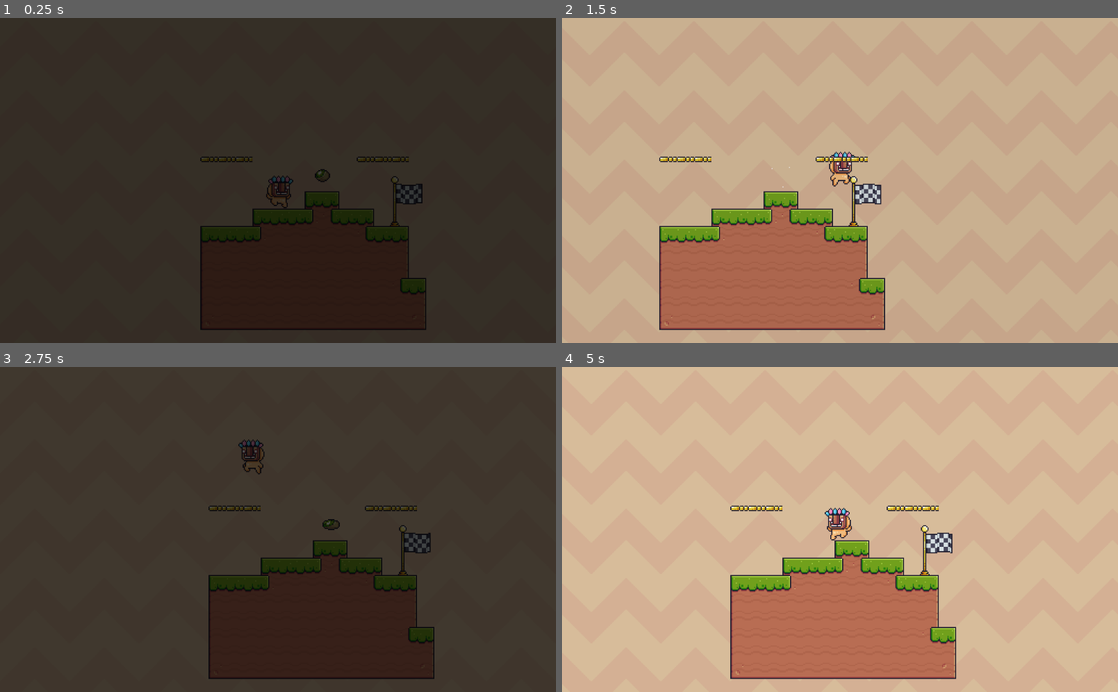
Above: before the commit, frames 1-4 (two rows, left to right).
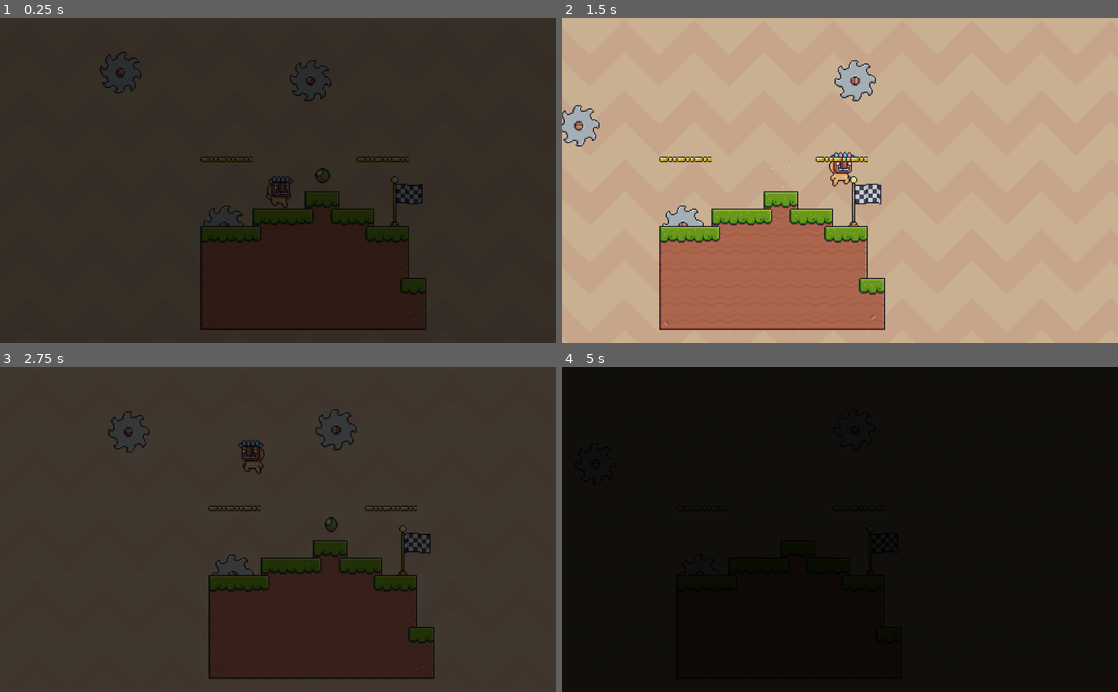
Above: after the commit, the same moments.

Repository: David2Ting/Platformer
Game: Godot game, scene res://World.tscn
Two runs of this game, one before a commit and one after it. Both use one fixed random seed, a clock stepped at 60 frames per second and the inputs below. The project has no main scene, so this scene is started directly. Sound files missing from this copy of the repository are replaced by a short silence.
Inputs:
- Up to frame 1 (0.25 s): no input
- Up to frame 2 (1.5 s): hold W (jump) 0.53-1.28 s; hold D (right) from 0.53 s (still down); tap W (jump) at 1.35 s
- Up to frame 3 (2.75 s): tap W (jump) at 1.52, 1.82 s; release D (right) at 2.03 s; hold A (left) from 2.03 s (still down); hold W (jump) from 2.03 s (still down)
- Up to frame 4 (5 s): release A (left) at 2.78 s; release W (jump) at 2.78 s; hold D (right) 2.78-4.28 s; tap W (jump) at 2.85, 3.02, 3.32, 4.35, 4.52, 4.82 s; hold W (jump) 3.53-4.28 s; hold A (left) from 4.28 s (still down)

The runs differ from the first frame. In frame 1, 0.4% of the frame differs, in the area x 18-76%, y 10-64%; in frame 2, 1.6%; in frame 3, 0.4%; in frame 4, 100%, in the area x 0-100%, y 0-100%.

Commit message:
Lesson 8

Diff:
--- a/Collectible.tscn
+++ b/Collectible.tscn
@@ -118,7 +118,7 @@
 
 [node name="AnimatedSprite" type="AnimatedSprite" parent="."]
 frames = SubResource( 24 )
-frame = 6
+frame = 16
 playing = true
 
 [node name="CollisionShape2D" type="CollisionShape2D" parent="."]
--- a/Player.gd
+++ b/Player.gd
@@ -13,46 +13,62 @@
 # Variable score adding score
 var score = 0
 
+# Checking if player is alive
+var is_alive = true
+
 # Called when the node enters the scene tree for the first time.
 func _ready():
 	pass # Replace with function body.
 
 func _physics_process(delta):
-	# Handle left and right movement
-	if Input.is_action_pressed("right"):
-		velocity.x = speed
-		$Sprite.play("run")
-		$Sprite.flip_h = false
-	elif Input.is_action_pressed("left"):
-		velocity.x = -speed
-		$Sprite.play("run")
-		$Sprite.flip_h = true
-	else:
-		velocity.x = 0
-		if is_on_floor():
-			$Sprite.play("default")
+	if is_alive:
+		# Handle left and right movement
+		if Input.is_action_pressed("right"):
+			velocity.x = speed
+			$Sprite.play("run")
+			$Sprite.flip_h = false
+		elif Input.is_action_pressed("left"):
+			velocity.x = -speed
+			$Sprite.play("run")
+			$Sprite.flip_h = true
+		else:
+			velocity.x = 0
+			if is_on_floor():
+				$Sprite.play("default")
 
-	# Handle Jumping
-	if Input.is_action_pressed("jump"):
-		if is_on_floor():
-			velocity.y = jump_power
-		elif jump_count < max_jump_count: #If jump is held for longer, increase jump size
-			jump_count += 1
-			velocity.y = jump_power
+		# Handle Jumping
+		if Input.is_action_pressed("jump"):
+			if is_on_floor():
+				velocity.y = jump_power
+			elif jump_count < max_jump_count: #If jump is held for longer, increase jump size
+				jump_count += 1
+				velocity.y = jump_power
 
-	if Input.is_action_just_released("jump") or is_on_ceiling(): # When you release jump, ensure you cannot jump again
-		jump_count = max_jump_count
+		if Input.is_action_just_released("jump") or is_on_ceiling(): # When you release jump, ensure you cannot jump again
+			jump_count = max_jump_count
 
-	if is_on_floor(): # Whenever on floor, reset jump_count
-		jump_count = 0
-	else:
-		if velocity.y < 0:
-			$Sprite.play("jump")
+		if is_on_floor(): # Whenever on floor, reset jump_count
+			jump_count = 0
 		else:
-			$Sprite.play("fall")
+			if velocity.y < 0:
+				$Sprite.play("jump")
+			else:
+				$Sprite.play("fall")
 
-	velocity.y += gravity # Add the acceleration of gravity
-	velocity = move_and_slide(velocity, floor_direction) # Do movement
+		velocity.y += gravity # Add the acceleration of gravity
+		velocity = move_and_slide(velocity, floor_direction) # Do movement
+
+		for i in get_slide_count():
+			var collision = get_slide_collision(i)
+			if collision:
+				if collision.collider.is_in_group("Trap"):
+					is_alive = false
+					$Sprite.play("hit")
+					reset_level()
+func reset_level():
+	$"../AnimationPlayer".play("Fade Out")
+	yield($"../AnimationPlayer","animation_finished")
+	get_tree().reload_current_scene()
 
 func increase_score():
 	score += 1
@@ -60,7 +76,5 @@
 func _on_Finish_body_entered(body):
 	# If player has entered the Finish Flag, trigger a level reset
 	if body.name == "Player":
-		$"../AnimationPlayer".play("Fade Out")
-		yield($"../AnimationPlayer","animation_finished")
-		get_tree().reload_current_scene()
+		reset_level()
 	pass # Replace with function body.
--- /dev/null
+++ b/Traps/Moving Saw.tscn
@@ -0,0 +1,44 @@
+[gd_scene load_steps=4 format=2]
+
+[ext_resource path="res://Traps/Saw.tscn" type="PackedScene" id=1]
+
+[sub_resource type="Curve2D" id=1]
+_data = {
+"points": PoolVector2Array( 0, 0, 0, 0, -2.08984, -0.302231, 0, 0, 0, 0, 155.24, -0.302231 )
+}
+
+[sub_resource type="Animation" id=2]
+resource_name = "BackAndForth"
+loop = true
+tracks/0/type = "value"
+tracks/0/path = NodePath("Path2D/PathFollow2D:unit_offset")
+tracks/0/interp = 1
+tracks/0/loop_wrap = true
+tracks/0/imported = false
+tracks/0/enabled = true
+tracks/0/keys = {
+"times": PoolRealArray( 0, 0.5 ),
+"transitions": PoolRealArray( 1, 1 ),
+"update": 0,
+"values": [ 0.0, 1.0 ]
+}
+
+[node name="Moving Saw" type="Node2D"]
+
+[node name="Saw" parent="." instance=ExtResource( 1 )]
+position = Vector2( 119.363, -0.302231 )
+
+[node name="Path2D" type="Path2D" parent="."]
+curve = SubResource( 1 )
+
+[node name="PathFollow2D" type="PathFollow2D" parent="Path2D"]
+position = Vector2( 119.363, -0.302231 )
+offset = 121.442
+loop = false
+
+[node name="RemoteTransform2D" type="RemoteTransform2D" parent="Path2D/PathFollow2D"]
+remote_path = NodePath("../../../Saw")
+
+[node name="AnimationPlayer" type="AnimationPlayer" parent="."]
+autoplay = "BackAndForth"
+anims/BackAndForth = SubResource( 2 )
--- /dev/null
+++ b/Traps/Saw.tscn
@@ -0,0 +1,59 @@
+[gd_scene load_steps=12 format=2]
+
+[ext_resource path="res://Art/Traps/Saw/On (38x38).png" type="Texture" id=1]
+
+[sub_resource type="AtlasTexture" id=1]
+atlas = ExtResource( 1 )
+region = Rect2( 0, 0, 38, 38 )
+
+[sub_resource type="AtlasTexture" id=2]
+atlas = ExtResource( 1 )
+region = Rect2( 38, 0, 38, 38 )
+
+[sub_resource type="AtlasTexture" id=3]
+atlas = ExtResource( 1 )
+region = Rect2( 76, 0, 38, 38 )
+
+[sub_resource type="AtlasTexture" id=4]
+atlas = ExtResource( 1 )
+region = Rect2( 114, 0, 38, 38 )
+
+[sub_resource type="AtlasTexture" id=5]
+atlas = ExtResource( 1 )
+region = Rect2( 152, 0, 38, 38 )
+
+[sub_resource type="AtlasTexture" id=6]
+atlas = ExtResource( 1 )
+region = Rect2( 190, 0, 38, 38 )
+
+[sub_resource type="AtlasTexture" id=7]
+atlas = ExtResource( 1 )
+region = Rect2( 228, 0, 38, 38 )
+
+[sub_resource type="AtlasTexture" id=8]
+atlas = ExtResource( 1 )
+region = Rect2( 266, 0, 38, 38 )
+
+[sub_resource type="SpriteFrames" id=9]
+animations = [ {
+"frames": [ SubResource( 1 ), SubResource( 2 ), SubResource( 3 ), SubResource( 4 ), SubResource( 5 ), SubResource( 6 ), SubResource( 7 ), SubResource( 8 ) ],
+"loop": true,
+"name": "default",
+"speed": 30.0
+} ]
+
+[sub_resource type="CircleShape2D" id=10]
+radius = 20.6276
+
+[node name="Saw" type="KinematicBody2D" groups=[
+"Trap",
+]]
+z_index = -1
+
+[node name="AnimatedSprite" type="AnimatedSprite" parent="."]
+frames = SubResource( 9 )
+frame = 1
+playing = true
+
+[node name="CollisionShape2D" type="CollisionShape2D" parent="."]
+shape = SubResource( 10 )
--- a/World.tscn
+++ b/World.tscn
@@ -10,6 +10,8 @@
 [ext_resource path="res://Art/Main Characters/Mask Dude/Idle (32x32).png" type="Texture" id=8]
 [ext_resource path="res://Art/Items/Checkpoints/Checkpoint/Checkpoint (Flag Idle)(64x64).png" type="Texture" id=9]
 [ext_resource path="res://Collectible.tscn" type="PackedScene" id=10]
+[ext_resource path="res://Traps/Saw.tscn" type="PackedScene" id=11]
+[ext_resource path="res://Traps/Moving Saw.tscn" type="PackedScene" id=12]
 
 [sub_resource type="AtlasTexture" id=1]
 atlas = ExtResource( 8 )
@@ -60,56 +62,56 @@
 region = Rect2( 0, 0, 32, 32 )
 
 [sub_resource type="AtlasTexture" id=13]
+atlas = ExtResource( 7 )
+region = Rect2( 0, 0, 32, 32 )
+
+[sub_resource type="AtlasTexture" id=14]
+atlas = ExtResource( 7 )
+region = Rect2( 32, 0, 32, 32 )
+
+[sub_resource type="AtlasTexture" id=15]
+atlas = ExtResource( 7 )
+region = Rect2( 64, 0, 32, 32 )
+
+[sub_resource type="AtlasTexture" id=16]
+atlas = ExtResource( 7 )
+region = Rect2( 96, 0, 32, 32 )
+
+[sub_resource type="AtlasTexture" id=17]
+atlas = ExtResource( 7 )
+region = Rect2( 128, 0, 32, 32 )
+
+[sub_resource type="AtlasTexture" id=18]
+atlas = ExtResource( 7 )
+region = Rect2( 160, 0, 32, 32 )
+
+[sub_resource type="AtlasTexture" id=19]
+atlas = ExtResource( 7 )
+region = Rect2( 192, 0, 32, 32 )
+
+[sub_resource type="AtlasTexture" id=20]
+atlas = ExtResource( 7 )
+region = Rect2( 224, 0, 32, 32 )
+
+[sub_resource type="AtlasTexture" id=21]
+atlas = ExtResource( 7 )
+region = Rect2( 256, 0, 32, 32 )
+
+[sub_resource type="AtlasTexture" id=22]
+atlas = ExtResource( 7 )
+region = Rect2( 288, 0, 32, 32 )
+
+[sub_resource type="AtlasTexture" id=23]
+atlas = ExtResource( 7 )
+region = Rect2( 320, 0, 32, 32 )
+
+[sub_resource type="AtlasTexture" id=24]
+atlas = ExtResource( 7 )
+region = Rect2( 352, 0, 32, 32 )
+
+[sub_resource type="AtlasTexture" id=25]
 atlas = ExtResource( 1 )
 region = Rect2( 0, 0, 32, 32 )
-
-[sub_resource type="AtlasTexture" id=14]
-atlas = ExtResource( 7 )
-region = Rect2( 0, 0, 32, 32 )
-
-[sub_resource type="AtlasTexture" id=15]
-atlas = ExtResource( 7 )
-region = Rect2( 32, 0, 32, 32 )
-
-[sub_resource type="AtlasTexture" id=16]
-atlas = ExtResource( 7 )
-region = Rect2( 64, 0, 32, 32 )
-
-[sub_resource type="AtlasTexture" id=17]
-atlas = ExtResource( 7 )
-region = Rect2( 96, 0, 32, 32 )
-
-[sub_resource type="AtlasTexture" id=18]
-atlas = ExtResource( 7 )
-region = Rect2( 128, 0, 32, 32 )
-
-[sub_resource type="AtlasTexture" id=19]
-atlas = ExtResource( 7 )
-region = Rect2( 160, 0, 32, 32 )
-
-[sub_resource type="AtlasTexture" id=20]
-atlas = ExtResource( 7 )
-region = Rect2( 192, 0, 32, 32 )
-
-[sub_resource type="AtlasTexture" id=21]
-atlas = ExtResource( 7 )
-region = Rect2( 224, 0, 32, 32 )
-
-[sub_resource type="AtlasTexture" id=22]
-atlas = ExtResource( 7 )
-region = Rect2( 256, 0, 32, 32 )
-
-[sub_resource type="AtlasTexture" id=23]
-atlas = ExtResource( 7 )
-region = Rect2( 288, 0, 32, 32 )
-
-[sub_resource type="AtlasTexture" id=24]
-atlas = ExtResource( 7 )
-region = Rect2( 320, 0, 32, 32 )
-
-[sub_resource type="AtlasTexture" id=25]
-atlas = ExtResource( 7 )
-region = Rect2( 352, 0, 32, 32 )
 
 [sub_resource type="AtlasTexture" id=26]
 atlas = ExtResource( 6 )
@@ -151,18 +153,18 @@
 "name": "jump",
 "speed": 5.0
 }, {
-"frames": [ SubResource( 13 ) ],
+"frames": [ SubResource( 13 ), SubResource( 14 ), SubResource( 15 ), SubResource( 16 ), SubResource( 17 ), SubResource( 18 ), SubResource( 19 ), SubResource( 20 ), SubResource( 21 ), SubResource( 22 ), SubResource( 23 ), SubResource( 24 ) ],
+"loop": true,
+"name": "run",
+"speed": 20.0
+}, {
+"frames": [ SubResource( 25 ) ],
 "loop": true,
 "name": "fall",
 "speed": 5.0
 }, {
-"frames": [ SubResource( 14 ), SubResource( 15 ), SubResource( 16 ), SubResource( 17 ), SubResource( 18 ), SubResource( 19 ), SubResource( 20 ), SubResource( 21 ), SubResource( 22 ), SubResource( 23 ), SubResource( 24 ), SubResource( 25 ) ],
-"loop": true,
-"name": "run",
-"speed": 20.0
-}, {
-"frames": [ SubResource( 26 ), SubResource( 27 ), SubResource( 28 ), SubResource( 29 ), SubResource( 30 ), SubResource( 31 ), SubResource( 32 ) ],
-"loop": true,
+"frames": [ SubResource( 26 ), SubResource( 27 ), SubResource( 28 ), SubResource( 29 ), SubResource( 30 ), SubResource( 31 ), SubResource( 32 ), null ],
+"loop": false,
 "name": "hit",
 "speed": 20.0
 } ]
@@ -461,6 +463,11 @@
 [sub_resource type="RectangleShape2D" id=66]
 extents = Vector2( 18.2725, 22.9337 )
 
+[sub_resource type="Curve2D" id=67]
+_data = {
+"points": PoolVector2Array( 0, 0, 0, 0, 118.824, 1.22313, 0, 0, 0, 0, 118.117, 99.511 )
+}
+
 [node name="World" type="Node2D"]
 
 [node name="Player" type="KinematicBody2D" parent="."]
@@ -470,7 +477,6 @@
 [node name="Sprite" type="AnimatedSprite" parent="Player"]
 frames = SubResource( 33 )
 animation = "run"
-frame = 5
 playing = true
 
 [node name="CollisionShape2D" type="CollisionShape2D" parent="Player"]
@@ -507,7 +513,7 @@
 
 [node name="Sprite" type="AnimatedSprite" parent="Finish"]
 frames = SubResource( 65 )
-frame = 5
+frame = 6
 playing = true
 
 [node name="CollisionShape2D" type="CollisionShape2D" parent="Finish"]
@@ -518,4 +524,31 @@
 
 [node name="Collectible" parent="Collectibles" instance=ExtResource( 10 )]
 position = Vector2( 304.763, 145.373 )
+
+[node name="Traps" type="Node2D" parent="."]
+
+[node name="Saw" parent="Traps" instance=ExtResource( 11 )]
+position = Vector2( 214.254, 192.191 )
+
+[node name="Moving Saw" parent="Traps" instance=ExtResource( 12 )]
+
+[node name="Saw" parent="Traps/Moving Saw" index="0"]
+position = Vector2( 118.824, 1.22313 )
+rotation = 1.57799
+scale = Vector2( 1, 1 )
+
+[node name="Path2D" parent="Traps/Moving Saw" index="1"]
+curve = SubResource( 67 )
+
+[node name="PathFollow2D" parent="Traps/Moving Saw/Path2D" index="0"]
+position = Vector2( 118.824, 1.22313 )
+rotation = 1.57799
+offset = 0.0
+
+[node name="Moving Saw" parent="Traps/Moving Saw/Path2D" index="1" instance=ExtResource( 12 )]
+position = Vector2( 217.112, 58.4988 )
+
+[node name="Objects" type="Node2D" parent="."]
 [connection signal="body_entered" from="Finish" to="Player" method="_on_Finish_body_entered"]
+
+[editable path="Traps/Moving Saw"]
Not shown: 1 places in World.tscn that only renumber resources
